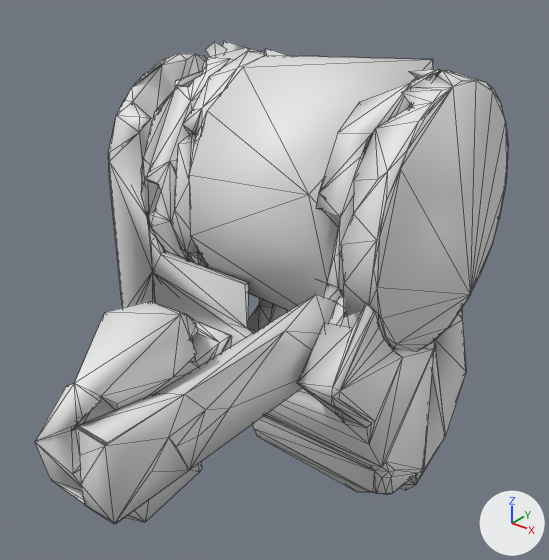
Renders of the glTF model ros2_ws/src/m1_control/m1_control/web_assets/meshes/20297bff60.glb from each side of a commit.
One viewpoint serves both versions: a 50 mm camera at (0.1083, -0.0686, 0.0752) aimed at (0.0117, 0.0522, 0.0003). The axes (+X, +Y, +Z) are drawn at lower right. The lights are the same throughout. The older version comes first. Mesh edges are drawn as thin lines. Where no turn or scale is listed for an object, it has been applied to the vertices.

The first picture shows 'geometry_0'.
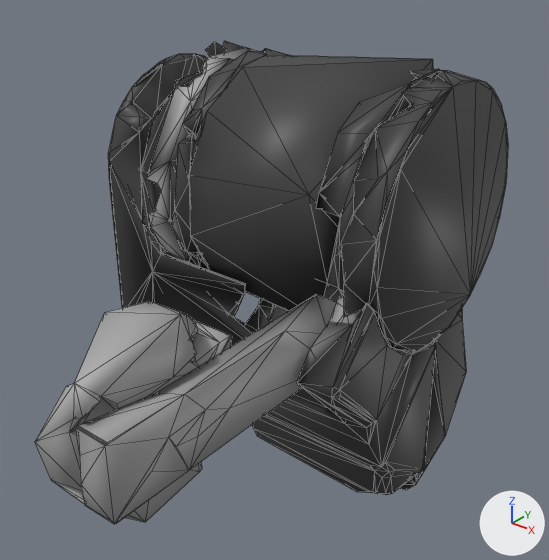
Location of each change, [x1, y1, x2, y2] in pixels of the pictures (549 x 560 px; the box of a moved part takes in the faces that stretch with it):
part 1 of me_geometry_0, moved or reshaped
    before: [35, 42, 435, 487]
    after: [35, 42, 436, 487]
part 2 of me_geometry_0, recoloured (white to grey)
    both: [35, 40, 508, 524]

The change, as a diff of the scene's bpy script:
```diff
--- a/ros2_ws/src/m1_control/m1_control/web_assets/meshes/20297bff60.glb.py
+++ b/ros2_ws/src/m1_control/m1_control/web_assets/meshes/20297bff60.glb.py
@@ mat_defaultmaterial @@
+mat_defaultmaterial = bpy.data.materials.new('DefaultMaterial')
+mat_defaultmaterial.use_nodes = True; mat_defaultmaterial.node_tree.nodes.clear()
+_N = mat_defaultmaterial.node_tree.nodes; _L = mat_defaultmaterial.node_tree.links
+n0 = _N.new('ShaderNodeOutputMaterial'); n0.name = 'Material Output'
+n1 = _N.new('ShaderNodeBsdfPrincipled'); n1.name = 'Principled BSDF'
+n2 = _N.new('ShaderNodeVertexColor'); n2.name = 'Color Attribute'
+_L.new(n1.outputs[0], n0.inputs[0])  # 'BSDF' to 'Surface'
+_L.new(n2.outputs[0], n1.inputs[0])  # 'Color' to 'Base Color'
@@ me_geometry_0 @@
 # used by ob_geometry_0; location = (0.0, 0.0, 0.0)
-me_geometry_0.from_pydata(...)  # 1730 vertices, 3467 faces; spans x -0.0325..0.0457, y -0.0178..0.1106, z -0.0527..0.0477
+me_geometry_0.from_pydata(...)  # 1727 vertices, 3467 faces; spans x -0.0325..0.0457, y -0.0178..0.1106, z -0.0527..0.0477
+# me_geometry_0 part 1
+# 55 vertices are removed from x -0.0204..0.0453, y -0.0175..0.1035, z -0.0398..0.0261
+# 265 faces are deleted
+# 9 vertices move from x -0.0204..0.0451, y 0.0407..0.0969, z -0.0336..0.0078 to x -0.0204..0.045, y 0.0407..0.0977, z -0.0335..0.0077
+# 52 vertices are added at x -0.0204..0.0451, y -0.016..0.0958, z -0.0388..0.0233
+# 265 new faces join them
+# me_geometry_0 part 2: 3217 faces spanning x -0.0325..0.0457, y -0.0178..0.1106, z -0.0527..0.0477 switch from no material to mat_defaultmaterial
```
